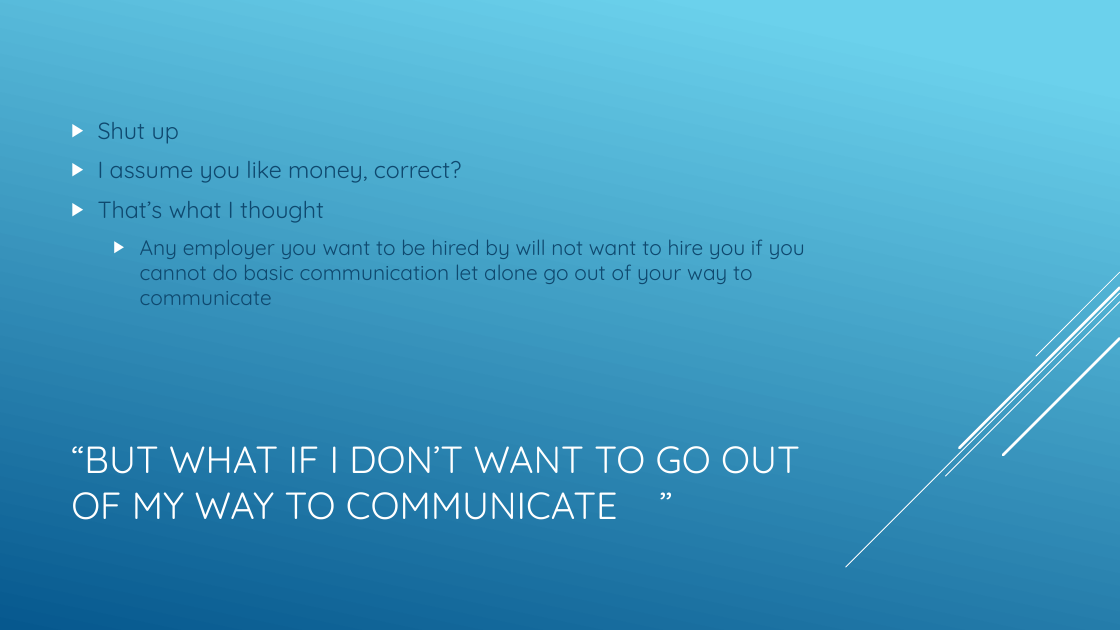
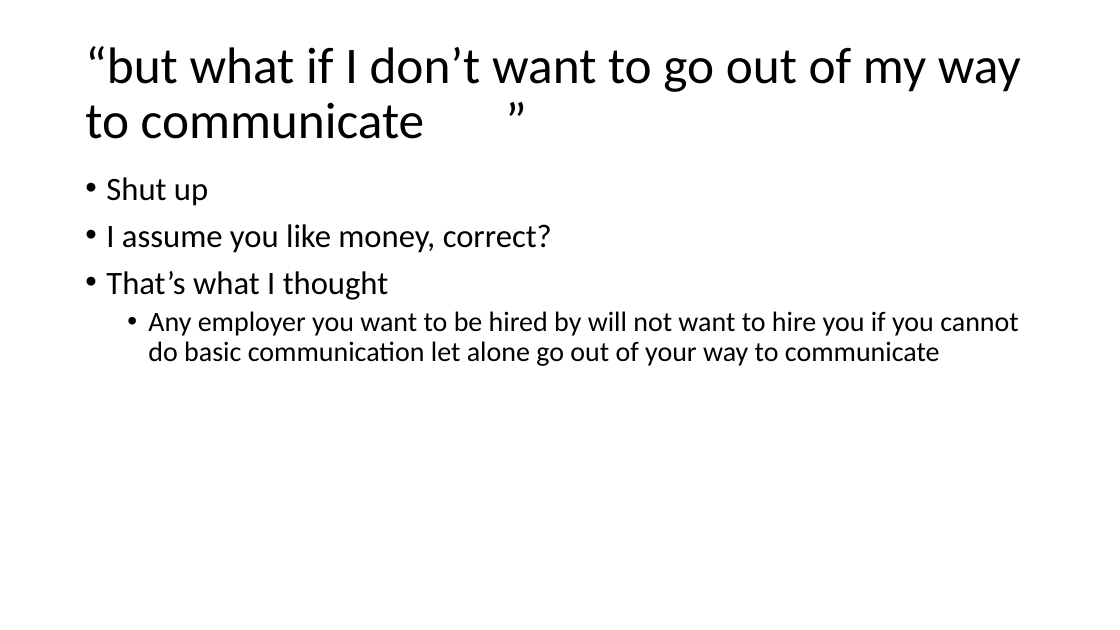
Before and after one commit to csmith1188/docpacs2122, a slide deck: slide 9 of docpac_mar18/Presentation.pptx. Drawn at 1120x630 pixels with LibreOffice and Linux fonts; fonts in the diff are those of the drawing. Boxes give left, top, right and bottom in pixels: in the first picture for what was removed or moved away, otherwise in the second. Text is boxed around its words. In the diff, an @@ line names an element or a change of style, - is before the commit and + after.

```diff
--- a/docpac_mar18/Presentation.pptx
+++ b/docpac_mar18/Presentation.pptx
@@ background gradient #6ED2EB to #06588E to #FFFFFF @@
@@ title at <box>85,46,1021,139</box>: text changed; size 32.4 to 44 pt; font Quicksand to Calibri; text colour #FFFFFF to #000000 @@
-“BUT WHAT IF I DON’T WANT TO GO OUT OF MY WAY TO COMMUNICATE ”
+“but what if I don’t want to go out of my way to communicate ”
@@ text "Shut up": place and size @@
-text "Shut up" at <box>98,122,805,305</box>
+text "Shut up" at <box>106,177,1019,366</box>
@@ text "Shut up" at <box>106,177,1019,366</box>: size 20 to 28 pt in "Shut up", "I assume you like money, correct?", "That’s what I thought"; font Quicksand to Calibri, text colour #0F496F to #000000; size 18 to 24 pt in "Any employer you want to be hired ..."; bullet ▶ to •; line spacing 1 to 0.9; less space between paragraphs; vertical alignment middle to top @@
@@ group removed at <box>846,272,1120,567</box>: 5 lines @@
```
Also in this commit, not shown: 11 other slides changed, 1 slide added, 1 slide removed.
